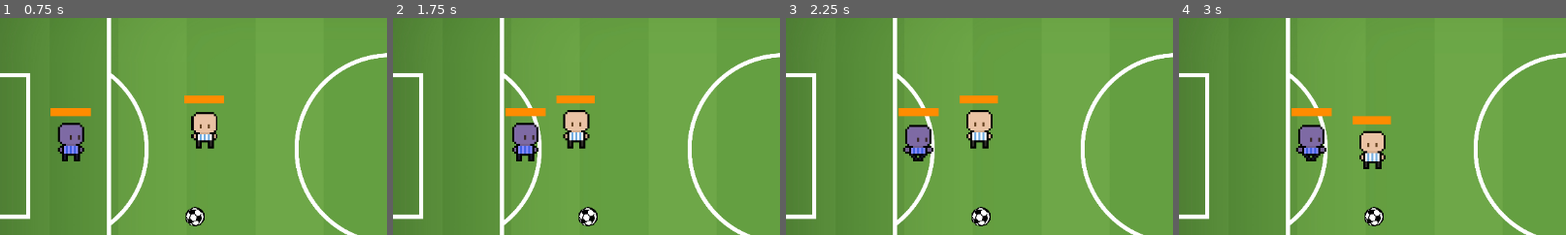
Above: before the commit, frames 1-4 (left to right).
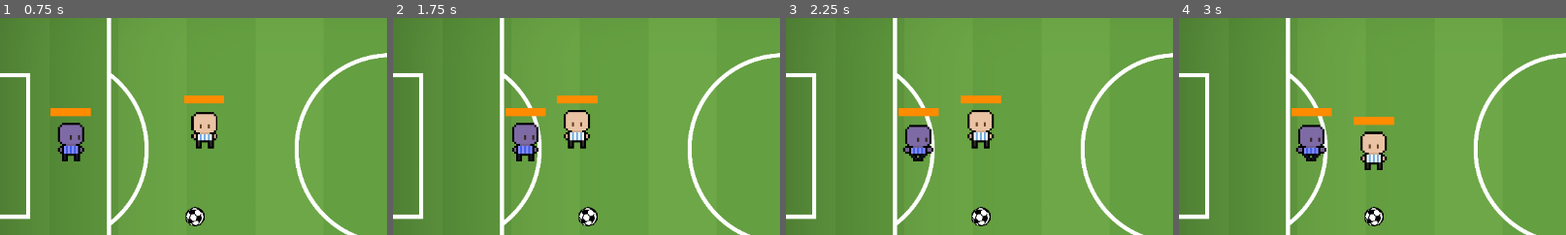
Above: after the commit, the same moments.

Repository: VladimirCharkot/fulbito
Game: Godot game, scene res://cancha.tscn
The game is run twice, just before and just after one commit, with the same random seed, the same clock (stepped at 60 frames per second) and the same inputs. Before the commit the project has no main scene; this scene is started directly in both runs.
Inputs (mouse positions are % of the whole screen's width and height, from its top left):
- Up to frame 1 (0.75 s): move the mouse to (72, 45) at 0.52 s; hold Shift (Correr) from 0.53 s (still down)
- Up to frame 2 (1.75 s): tap A (a) at 0.8, 1.35 s; move the mouse to (30, 55) at 1.27 s; release Shift (Correr) at 1.28 s; tap D (d) at 1.55 s
- Up to frame 3 (2.25 s): move the mouse to (60, 28) at 2.02 s; tap D (d) at 2.1 s
- Up to frame 4 (3 s): tap S (s) at 2.3, 2.85 s; move the mouse to (45, 70) at 2.77 s
The pictures show only the part of the screen within x 0-50%, y 21-71%; the shares and areas given below are measured in that part.

Frame 1 is identical in both runs. In frame 2, 0.4% of the frame differs, in the area x 42-53%, y 35-61%; in frame 3, 0.6%; in frame 4, 0.9%, in the area x 44-56%, y 45-71%.

Commit message:
Barra de energía completada

Diff:
--- a/jugador.gd
+++ b/jugador.gd
@@ -28,11 +28,24 @@
 		pelota.girando = true
 		pelota = null
 		energia -= 2
+
 	if Input.is_action_pressed("Correr"):
 		vel = energia/2.5
-		energia -= 0.02
+		energia -= 0.035
 	else:
 		vel = energia/5
+		#await(1)
+		energia += 0.1
+
+	if energia > 20:
+		energia = 20
+
+	if vel <= 0:
+		vel = 0
+
+	if energia <= 0:
+		energia = 0
+
 
 	queue_redraw()
 	print(vel)
@@ -90,5 +103,5 @@
 	if area is Pelota:
 		pelota = area
 
-func _on_timer_timeout():
-	energia = max(energia - 2, 0)	# Idiomática
+#func _on_timer_timeout():
+	#energia = max(energia - 2, 0)	# Idiomática
--- a/project.godot
+++ b/project.godot
@@ -11,6 +11,7 @@
 [application]
 
 config/name="Godot Futbol"
+run/main_scene="res://cancha.tscn"
 config/features=PackedStringArray("4.2", "Forward Plus")
 config/icon="res://icon.svg"
 
